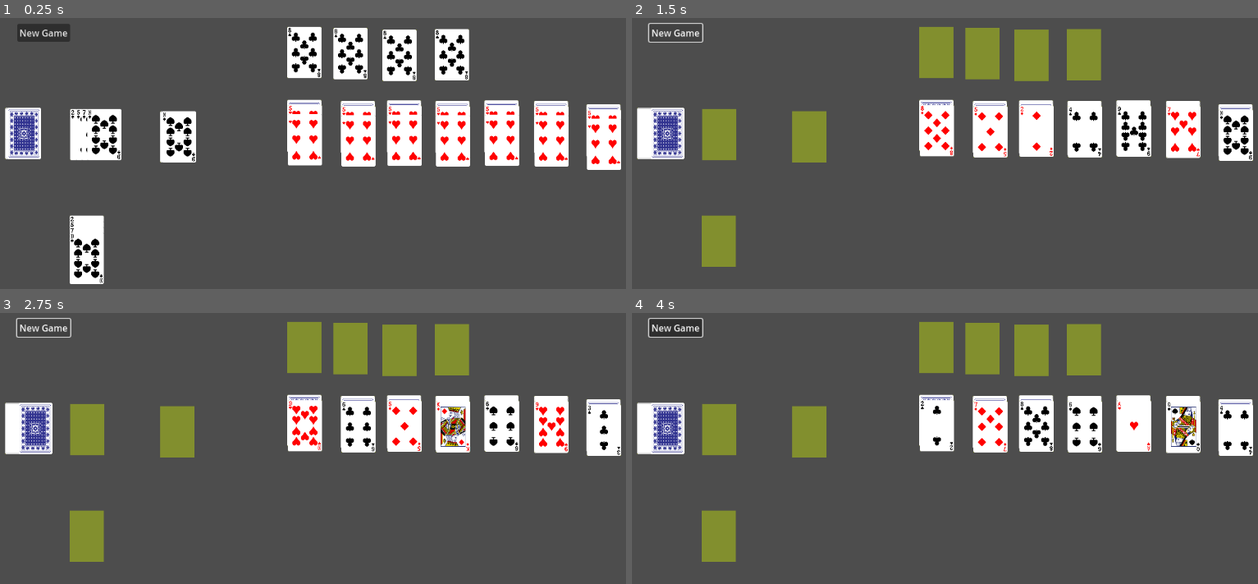
Above: before the commit, frames 1-4 (two rows, left to right).
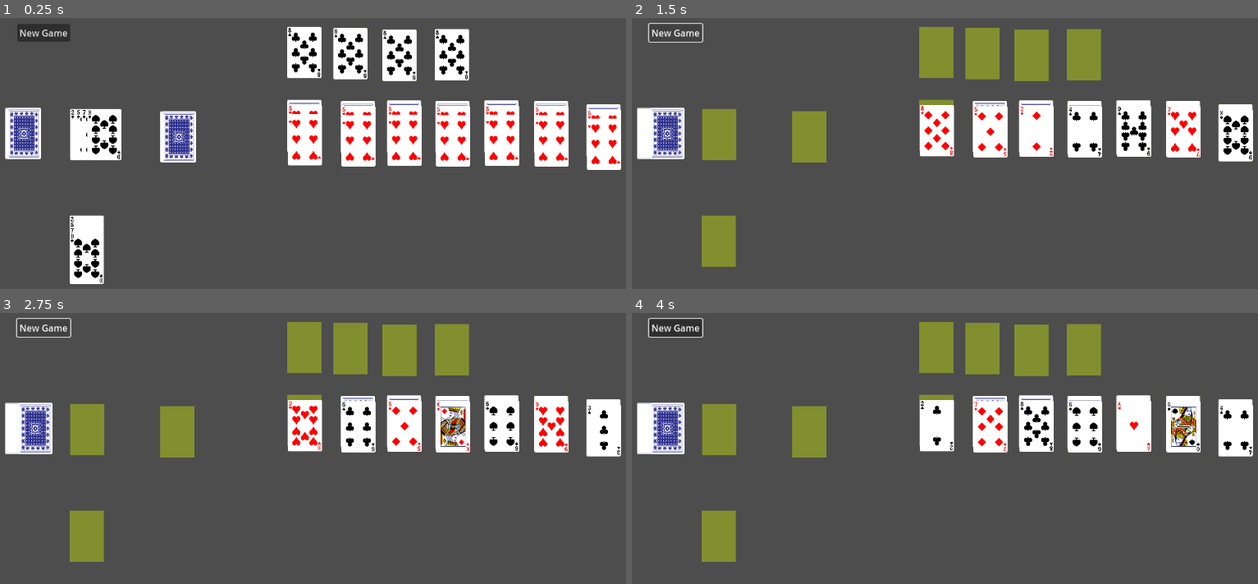
Above: after the commit, the same moments.

Repository: blackears/godotSolitaire
Game: Godot game, scene res://scene/card_table.tscn
Same seed, same stepped clock (60 frames per second), same inputs: the game is played once before the commit and once after it.
Inputs (mouse positions are in pixels of both pictures, inside the frame that each line leads up to):
- Up to frame 1 (0.25 s): no input
- Up to frame 2 (1.5 s): click "New Game" at 0.5 s; click "New Game" at 1.25 s
- Up to frame 3 (2.75 s): click "New Game" at 2 s
- Up to frame 4 (4 s): tap Enter at 2.75 s; move the mouse to (1095, 451) at 2.77 s; click (1095, 451) at 2.92 s; tap Space at 3.5 s; drag from (819, 489) to (638, 402) at 3.52 s

The runs differ from the first frame. In frame 1, 0.8% of the frame differs, in the area x 25-32%, y 34-54%; in frame 2, 0.3%; in frame 3, 0.3%; in frame 4, 0.3%.

Commit message:
Right column now being dealt properly.

Diff:
--- a/scene/card_table.gd
+++ b/scene/card_table.gd
@@ -34,15 +34,7 @@
 
 # Called when the node enters the scene tree for the first time.
 func _ready():
-	#$draw_pile.selected.connect()
-
-#	$col_down_0.up_stack = $col_up_0.get_path()
-#	$col_down_1.up_stack = $col_up_1.get_path()
-#	$col_down_2.up_stack = $col_up_2.get_path()
-#	$col_down_3.up_stack = $col_up_3.get_path()
-#	$col_down_4.up_stack = $col_up_4.get_path()
-#	$col_down_5.up_stack = $col_up_5.get_path()
-#	$col_down_6.up_stack = $col_up_6.get_path()
+
 
 	#print("rank: %s" % rank)
 	pass # Replace with function body.
@@ -273,12 +265,17 @@
 	var local_deck:CardStack = deck.duplicate()
 	local_deck.shuffle()
 
-	$col_down_0.cards = local_deck.draw_cards(1)
-	$col_down_1.cards = local_deck.draw_cards(2)
-	$col_down_2.cards = local_deck.draw_cards(3)
-	$col_down_3.cards = local_deck.draw_cards(4)
-	$col_down_4.cards = local_deck.draw_cards(5)
-	$col_down_5.cards = local_deck.draw_cards(6)
+	print("--dealing")
+
+	print("deck init %s" % str(local_deck.cards))
+
+	$col_down_0.cards = local_deck.draw_cards(0)
+	$col_down_1.cards = local_deck.draw_cards(1)
+	$col_down_2.cards = local_deck.draw_cards(2)
+	$col_down_3.cards = local_deck.draw_cards(3)
+	$col_down_4.cards = local_deck.draw_cards(4)
+	$col_down_5.cards = local_deck.draw_cards(5)
+	$col_down_6.cards = local_deck.draw_cards(6)
 
 	$col_up_0.cards = local_deck.draw_cards(1)
 	$col_up_1.cards = local_deck.draw_cards(1)
@@ -287,6 +284,23 @@
 	$col_up_4.cards = local_deck.draw_cards(1)
 	$col_up_5.cards = local_deck.draw_cards(1)
 	$col_up_6.cards = local_deck.draw_cards(1)
+
+	print("$col_down_0.cards %s" % str($col_down_0.cards))
+	print("$col_down_1.cards %s" % str($col_down_1.cards))
+	print("$col_down_2.cards %s" % str($col_down_2.cards))
+	print("$col_down_3.cards %s" % str($col_down_3.cards))
+	print("$col_down_4.cards %s" % str($col_down_4.cards))
+	print("$col_down_5.cards %s" % str($col_down_5.cards))
+	print("$col_down_6.cards %s" % str($col_down_6.cards))
+
+	print("$col_up_0.cards %s" % str($col_up_0.cards))
+	print("$col_up_1.cards %s" % str($col_up_1.cards))
+	print("$col_up_2.cards %s" % str($col_up_2.cards))
+	print("$col_up_3.cards %s" % str($col_up_3.cards))
+	print("$col_up_4.cards %s" % str($col_up_4.cards))
+	print("$col_up_5.cards %s" % str($col_up_5.cards))
+	print("$col_up_6.cards %s" % str($col_up_6.cards))
+	print("deck %s" % str(local_deck.cards))
 
 	var e:Array[Card] = []
 	$goal_0.cards = e.duplicate()
@@ -298,5 +312,3 @@
 	$drag_column.cards = e.duplicate()
 
 	$draw_pile.cards = local_deck.cards
-
-	pass
--- a/scene/card_table.tscn
+++ b/scene/card_table.tscn
@@ -31,6 +31,7 @@
 position = Vector2(302, 211)
 cards = Array[Resource("res://script/card.gd")]([ExtResource("5_pl8to"), ExtResource("6_m71m2"), ExtResource("7_3uni3"), ExtResource("8_hnptx")])
 card_offset = Vector2(1, 0)
+face_up = false
 
 [node name="goal_0" parent="." instance=ExtResource("8_n4dn6")]
 position = Vector2(525, 63)
